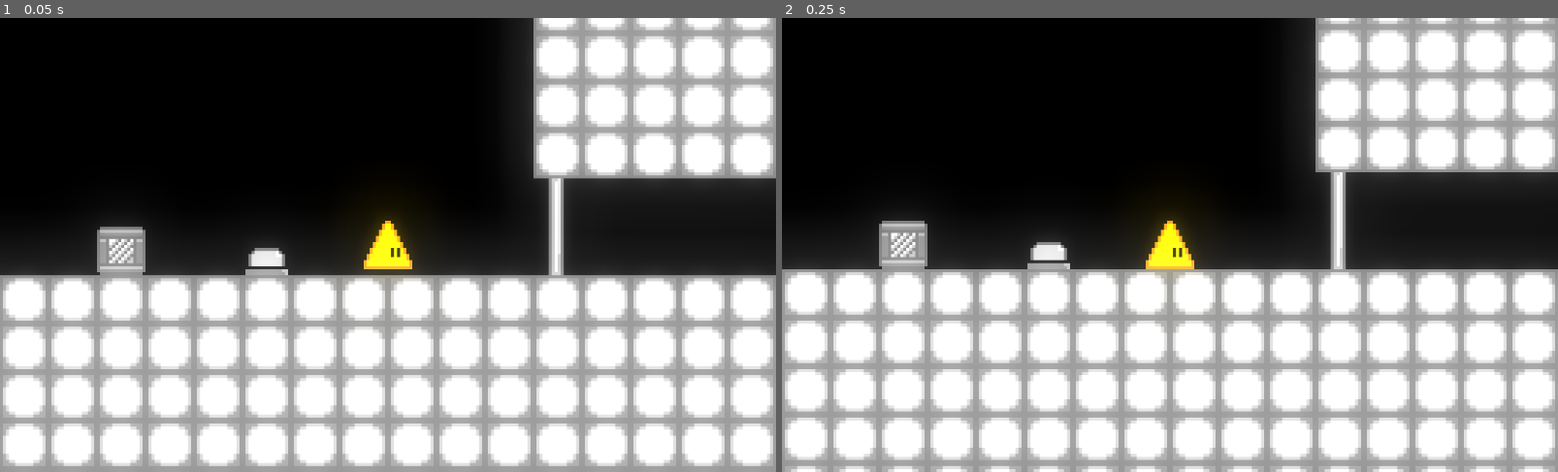
Above: before the commit, frames 1-2 (left to right).
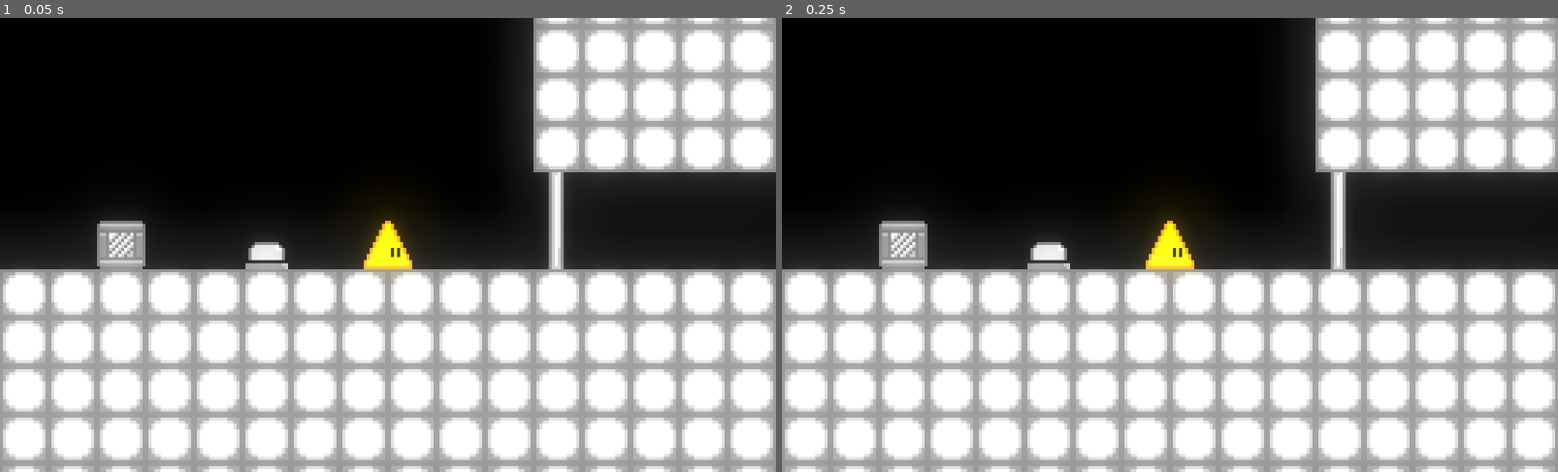
Above: after the commit, the same moments.

Repository: Kilka4/GeometricLogic
Game: Godot game, scene res://Scenes/Level1.tscn
Two runs of this game, one before a commit and one after it. Both use one fixed random seed, a clock stepped at 60 frames per second and the inputs below. The project has no main scene, so this scene is started directly.
Inputs:
- Up to frame 1 (0.05 s): no input
- Up to frame 2 (0.25 s): no input

The runs differ from the first frame. In frame 1, 20% of the frame differs, in the area x 0-100%, y 0-100%; in frame 2, nothing differs.

Commit message:
Исправил баг переключателя и добавил пример системы триггеров

Diff:
--- a/Scenes/Level1.tscn
+++ b/Scenes/Level1.tscn
@@ -27,6 +27,7 @@
 
 [node name="WhitewWall" parent="." instance=ExtResource( 8 )]
 position = Vector2( 1031, 448 )
+triggering_node_paths = [ NodePath("../WhiteLever") ]
 
 [node name="WhitewWall2" parent="." instance=ExtResource( 8 )]
 position = Vector2( 1927, 448 )
@@ -63,7 +64,7 @@
 environment = SubResource( 1 )
 
 [node name="Triangle" parent="." instance=ExtResource( 1 )]
-position = Vector2( 1872, 452 )
+position = Vector2( 1872, 455 )
 
 [node name="Octagon" parent="." instance=ExtResource( 7 )]
 position = Vector2( 651, 455 )
@@ -90,8 +91,6 @@
 position = Vector2( 1784, 456 )
 gravity_scale = 2.0
 
-[connection signal="Activated" from="WhiteLever" to="WhitewWall" method="_on_WhiteLever_Activated"]
-[connection signal="Disabled" from="WhiteLever" to="WhitewWall" method="_on_WhiteLever_Disabled"]
 [connection signal="Activated" from="WhiteButton" to="WhitewWall2" method="_on_WhiteButton_Activated"]
 [connection signal="Disabled" from="WhiteButton" to="WhitewWall2" method="_on_WhiteButton_Disabled"]
 [connection signal="Player_entered" from="WhiteKey" to="WhiteLockedWall" method="_on_WhiteKey_Player_entered"]
--- a/Scenes/Walls/WhitewWall.gd
+++ b/Scenes/Walls/WhitewWall.gd
@@ -1,4 +1,30 @@
 extends StaticBody2D
+
+export(Array, NodePath)  var triggering_node_paths
+var triggering_nodes = []
+
+func _ready():
+	if triggering_node_paths:
+		for path in triggering_node_paths:
+			var _node = get_node(path)
+			_node.connect("Triggered", self, "_on_trigger")
+			triggering_nodes.append(_node)
+
+
+func _on_trigger(value):
+	if value:
+		turn_on()
+	else:
+		turn_off()
+	pass
+
+func turn_on():
+	for i in 1:
+			global_position.y -= 32
+
+func turn_off():
+	for i in 1:
+			global_position.y += 32
 
 func _on_WhiteButton_Activated():
 	for i in 1:
--- a/Scripts/Lever.gd
+++ b/Scripts/Lever.gd
@@ -2,16 +2,25 @@
 
 signal Activated
 signal Disabled
+signal Triggered
 
-var activated = false
+var activated = false setget change_state
 
 func _process(delta):
+	pass
+
+func _on_WhiteLever_body_entered(body):
+	#ВАЖНО!!! self. нужен, чтобы функция сеттер работала
+	#при изменении переменной родительского скрипта в годо 3+
+	self.activated = !activated
+
+func change_state(value):
+	activated = value
 	if activated == false:
 		$AnimatedSprite.play("default")
 		emit_signal("Disabled")
+		emit_signal("Triggered", activated)
 	else:
 		$AnimatedSprite.play("activate")
 		emit_signal("Activated")
-
-func _on_WhiteLever_body_entered(body):
-	activated = !activated
+		emit_signal("Triggered", activated)
--- a/Scripts/triangle.gd
+++ b/Scripts/triangle.gd
@@ -32,9 +32,15 @@
 		$Sprite.rotation_degrees -= 60
 		$CollisionPolygon2D.rotation_degrees -= 60
 
+
+var stop_on_slope: bool = false
+var max_slides: int = 4
+var floor_max_angle: float = 0.785398
+var mass: float = 1
+
 func _physics_process(delta):
 	get_input()
 	velocity.y += gravity * delta
 	if jumping && is_on_floor():
 		jumping = false
-	velocity = move_and_slide(velocity, Vector2(0, -1))
+	velocity = move_and_slide(velocity, Vector2(0, -1), stop_on_slope, max_slides, floor_max_angle, true)
